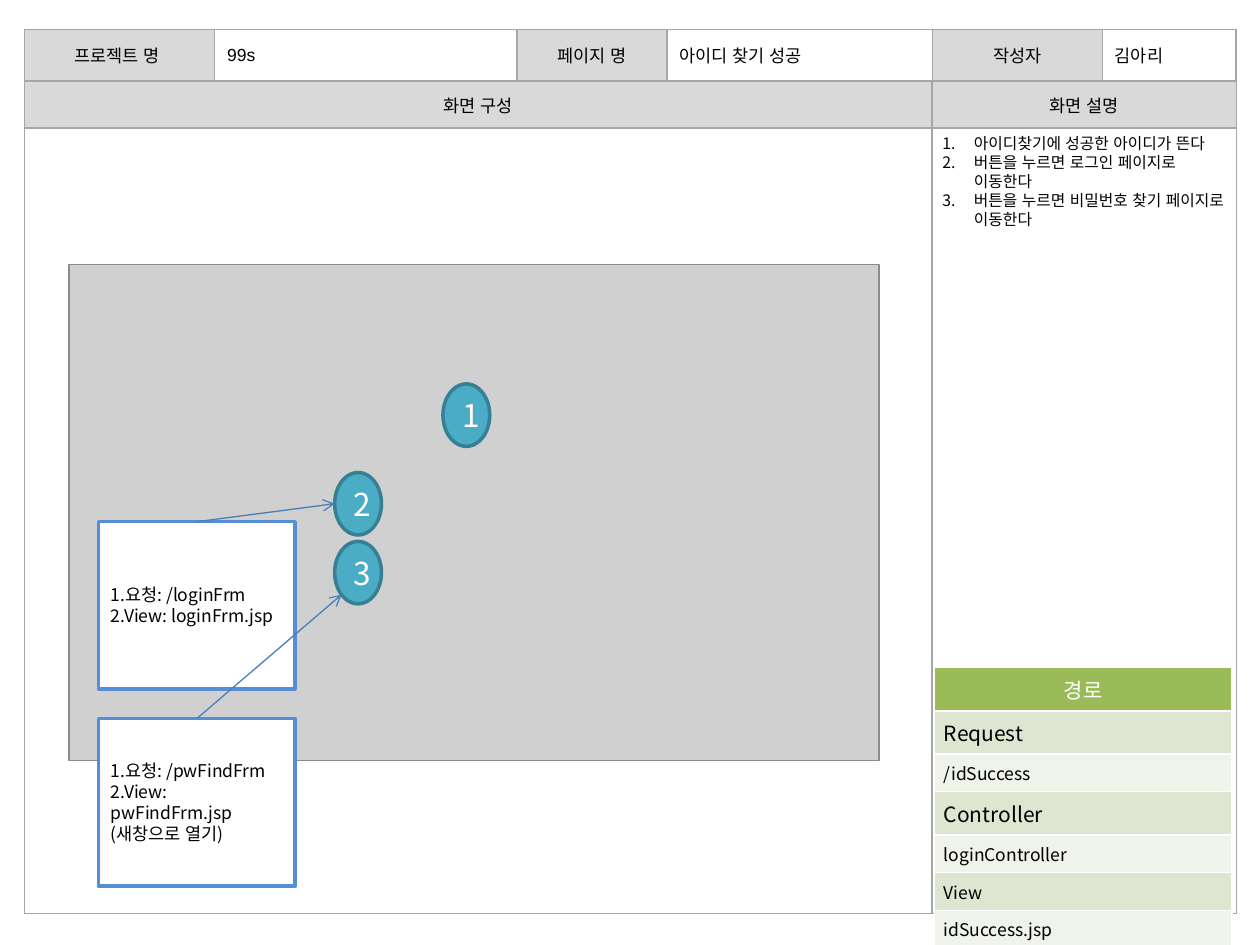
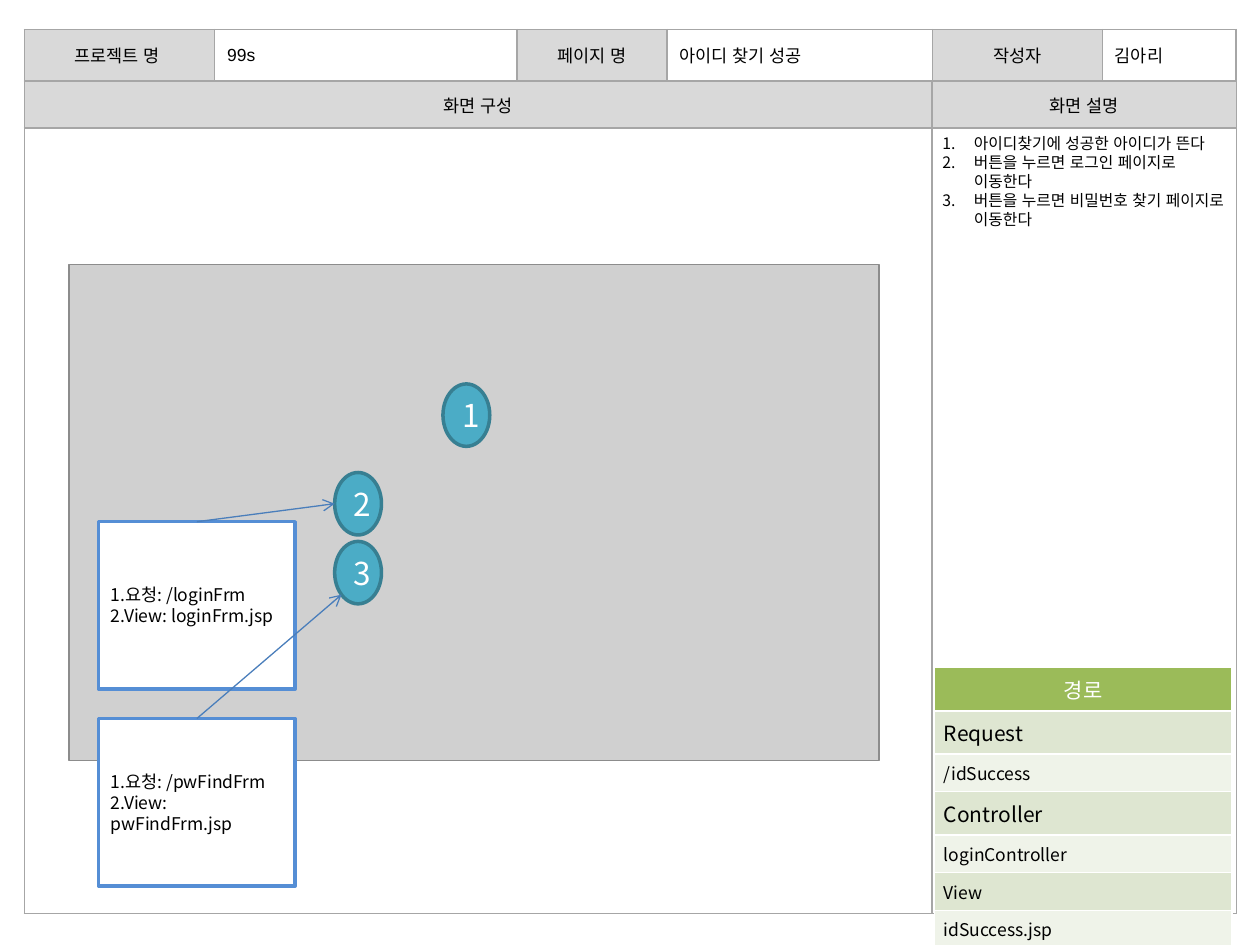
Before and after one commit to banana1531/ggs, a slide deck: slide 5 of doc/0.공용폴더/07 스토리보드/스토리보드 - 로그인관련(김아리).pptx. Drawn at 1260x945 pixels with LibreOffice and Linux fonts; fonts in the diff are those of the drawing; grey boxes stand for pictures. Boxes give left, top, right and bottom in pixels: in the first picture for what was removed or moved away, otherwise in the second. Text is boxed around its words. In the diff, an @@ line names an element or a change of style, - is before the commit and + after.

```diff
--- a/doc/0.공용폴더/07 스토리보드/스토리보드 - 로그인관련(김아리).pptx
+++ b/doc/0.공용폴더/07 스토리보드/스토리보드 - 로그인관련(김아리).pptx
@@ text in rectangle at (111, 823, 224, 844): paragraph removed @@
-(새창으로 열기)
```
Also in this commit, not shown: 4 other slides changed, 1 other file.
